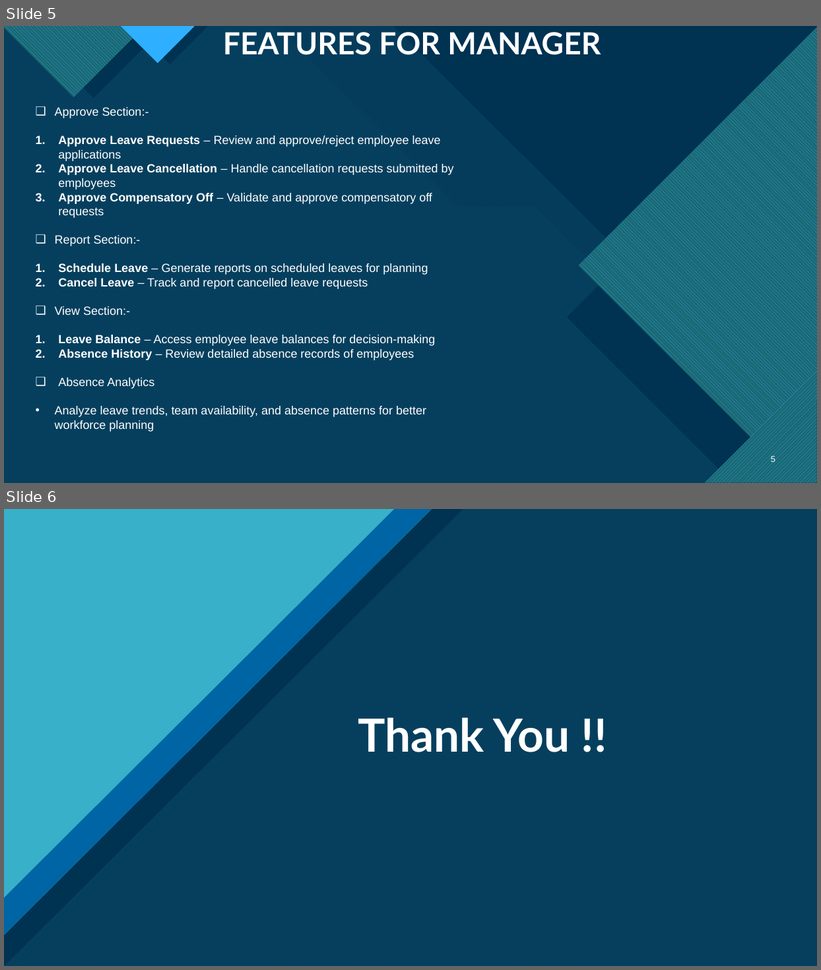
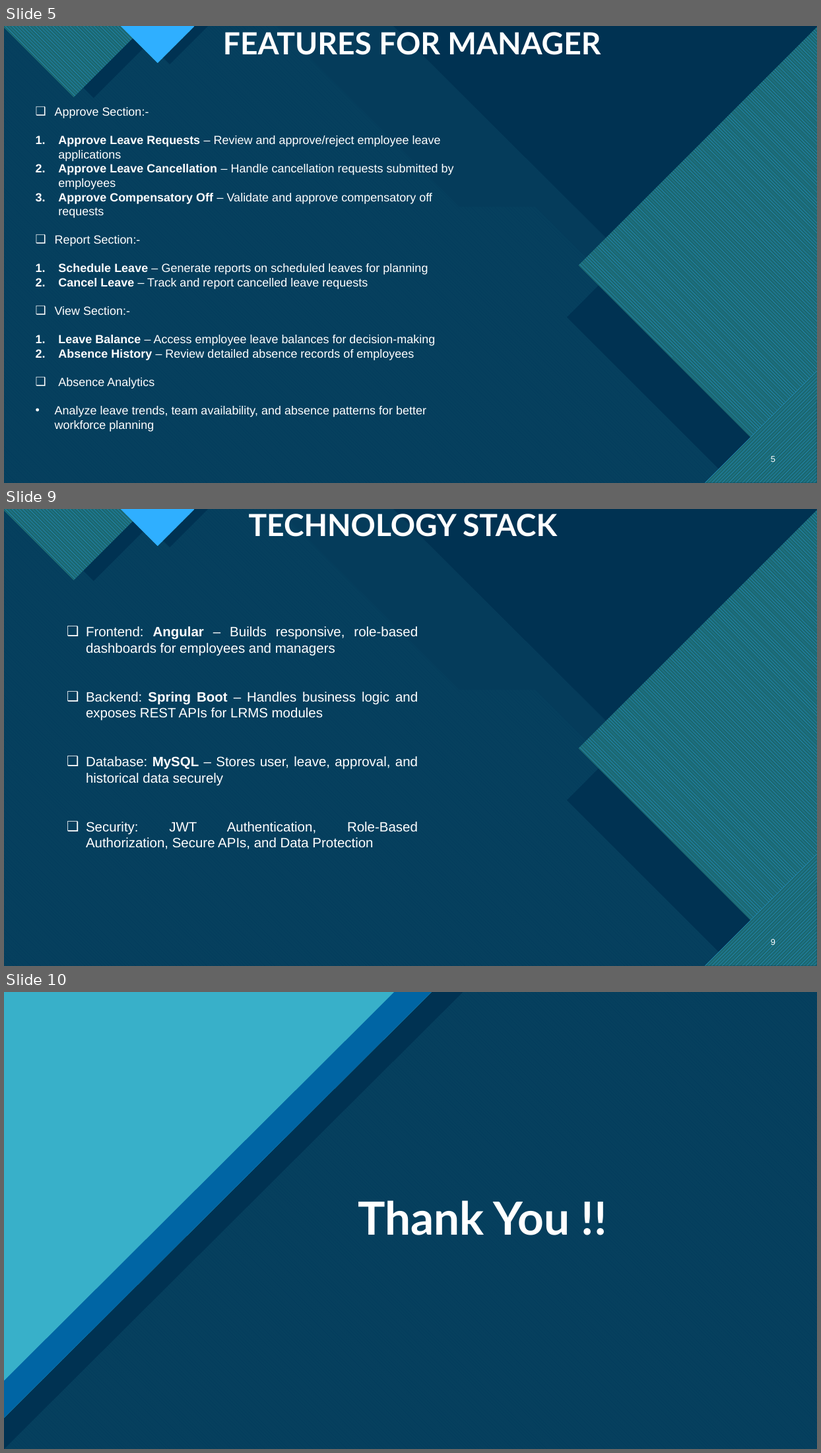
Before and after one commit to SahilShiravale/LRMS, a slide deck: LEAVE REQUEST MANAGEMENT SYSTEM.pptx. Shown one above the other, each under a label of ours: slides 5 and 6 before the commit, slides 5, 9 and 10 after it; the slides between them are not shown. The pictures are 821x970 and 821x1453 pixels, drawn with LibreOffice and Linux fonts; fonts in the diff are those of the drawing. Boxes give left, top, right and bottom in pixels: in the first picture for what was removed or moved away, otherwise in the second. Text is boxed around its words. In the diff, an @@ line names an element or a change of style, - is before the commit and + after.

```diff
--- a/LEAVE REQUEST MANAGEMENT SYSTEM.pptx
+++ b/LEAVE REQUEST MANAGEMENT SYSTEM.pptx
@@ slide 9 added at box(4, 509, 817, 966), background #FFFFFF; not listed: 22 template elements that a slide beside it also shows @@
@@ title added at box(249, 514, 557, 537), 36 pt, text #FFFFFF, bold @@
+TECHNOLOGY STACK
@@ text added at box(86, 626, 418, 850), 16 pt, text #FFFFFF @@
+❑ Frontend: Angular – Builds responsive, role-based dashboards for employees and managers
+❑ Backend: Spring Boot – Handles business logic and exposes REST APIs for LRMS modules
+❑ Database: MySQL – Stores user, leave, approval, and historical data securely
+❑ Security: JWT Authentication, Role-Based Authorization, Secure APIs, and Data Protection
@@ page number added at box(771, 939, 776, 947), 10 pt, text #FFFFFF @@
+9
@@ what was slide 6 is now slide 10 @@
```
Also in this commit, not shown: 3 other slides added.
